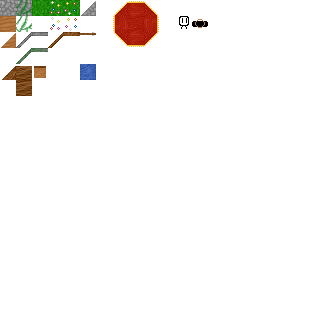
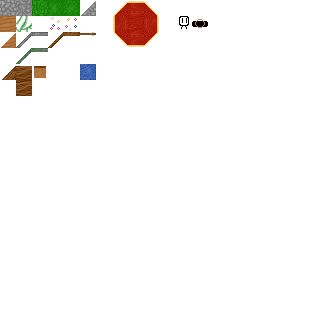
Layer changes from the first 320×320 image to the second:
removed layer "Paint Layer 9" from group "stone2" over [16, 0, 64, 16]
painted on "Paint Layer 3" (1st of 3, in "stone2") over [16, 0, 80, 16]
hid "Paint Layer 31" (2nd of 3, in "grassflowers1") over [16, 0, 64, 16]
painted on "Paint Layer 7" (1st of 3, in "grassflowers1") over [16, 0, 80, 16]
hid "Paint Layer 31" (3rd of 3, in "grassflowers2") over [16, 0, 80, 16]
painted on "Paint Layer 7" (2nd of 3, in "grassflowers2") over [16, 0, 80, 16]
